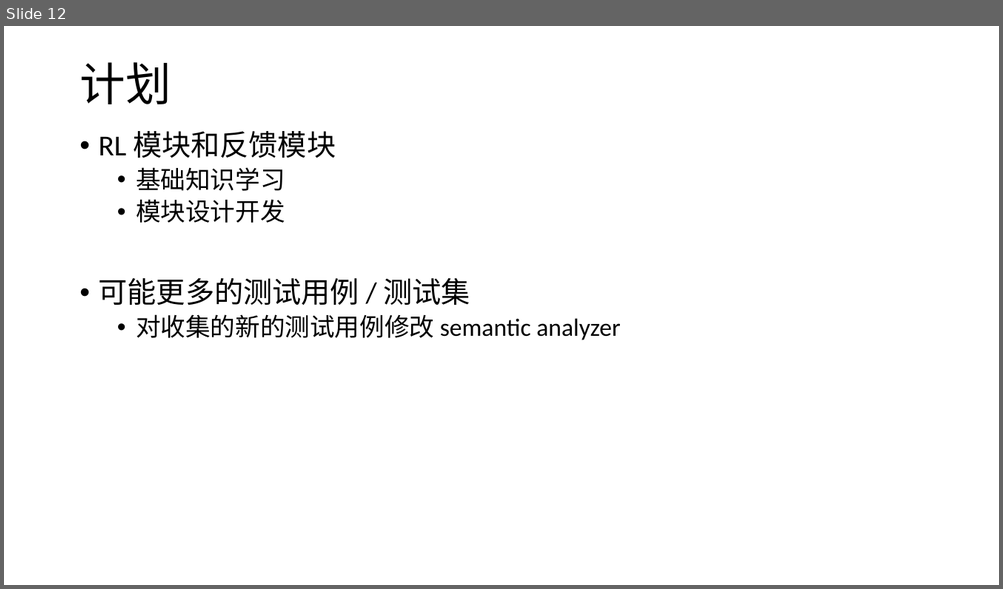
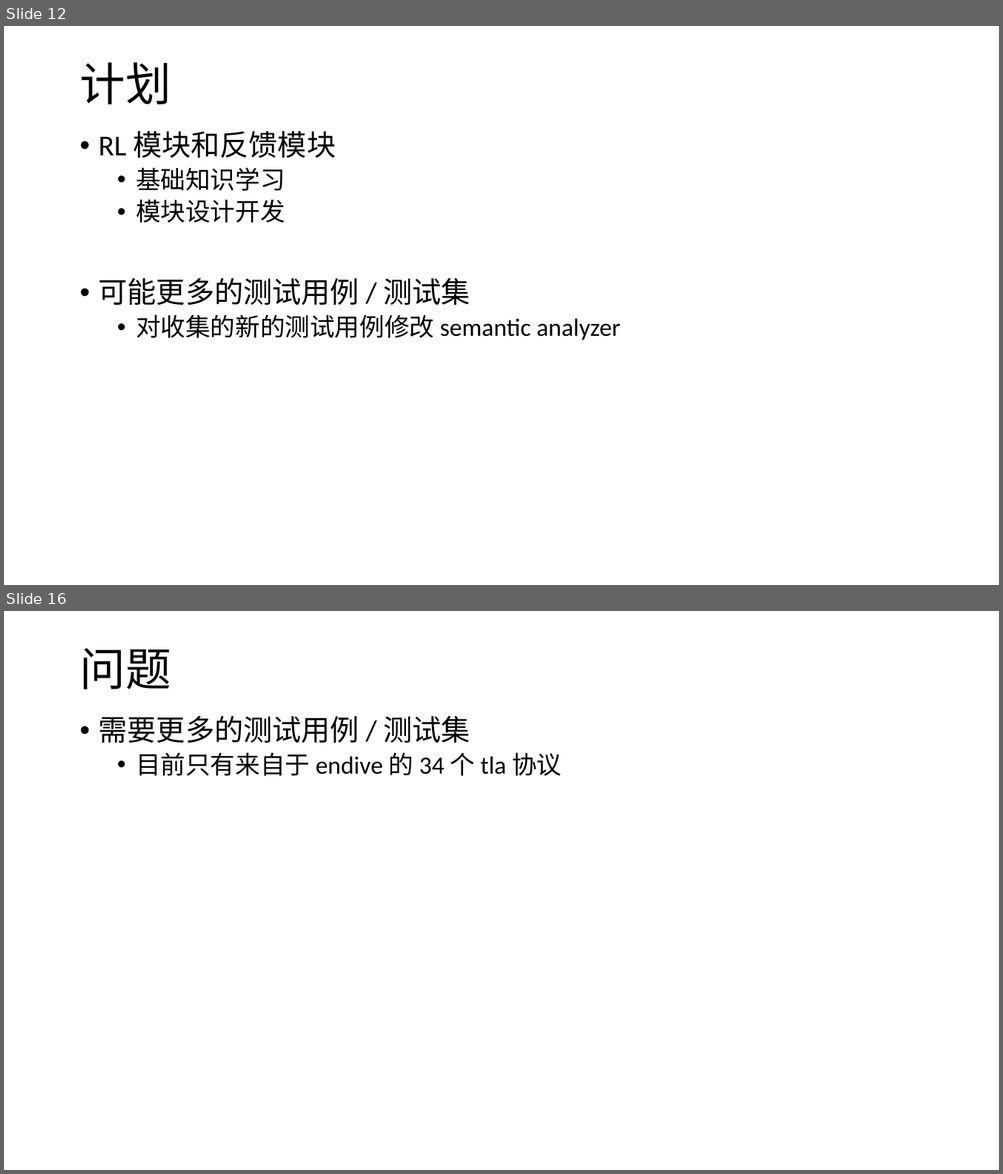
Before and after one commit to ZhangJihua0327/bachelor-thesis, a slide deck: ZhangJihua-weekly-report.pptx. Shown one above the other, each under a label of ours: slide 12 before the commit, slides 12 and 16 after it; the slides between them are not shown. The pictures are 1003x589 and 1003x1174 pixels, drawn with LibreOffice and Linux fonts; fonts in the diff are those of the drawing. Boxes give left, top, right and bottom in pixels: in the first picture for what was removed or moved away, otherwise in the second. Text is boxed around its words. In the diff, an @@ line names an element or a change of style, - is before the commit and + after.

```diff
--- a/ZhangJihua-weekly-report.pptx
+++ b/ZhangJihua-weekly-report.pptx
@@ slide 16 added at <box>4,611,999,1170</box>, background #FFFFFF @@
@@ title added at <box>79,648,170,689</box>, 44 pt, text #000000 @@
+问题
@@ text added at <box>99,716,561,776</box>, 24 pt, text #000000 @@
+• 需要更多的测试用例 / 测试集
+  • 目前只有来自于 endive 的 34 个 tla 协议
```
Also in this commit, not shown: 3 other slides added.
